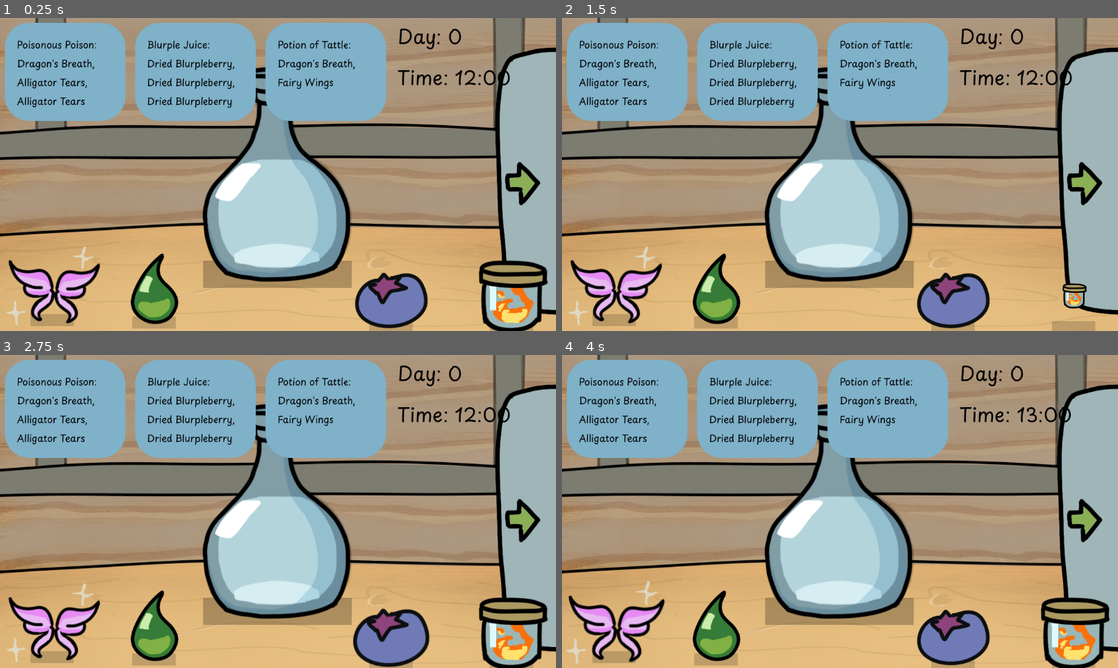
Above: before the commit, frames 1-4 (two rows, left to right).
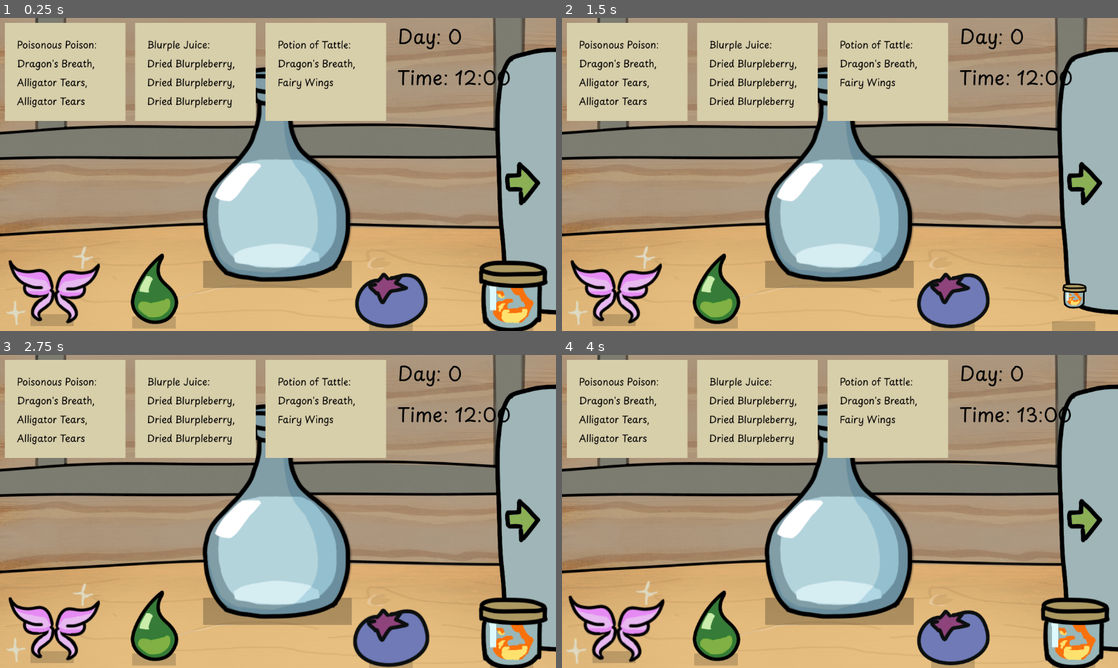
Above: after the commit, the same moments.

Repository: andreaTheCoder/MiniJam207Primal
Game: Godot game, scene res://scenes/shop.tscn
The game is run twice, just before and just after one commit, with the same random seed, the same clock (stepped at 60 frames per second) and the same inputs. Sound files missing from this copy of the repository are replaced by a short silence.
Inputs (mouse positions are in pixels of both pictures, inside the frame that each line leads up to):
- Up to frame 1 (0.25 s): no input
- Up to frame 2 (1.5 s): tap Enter (ui_accept) at 0.5, 0.77, 1.25 s; move the mouse to (840, 212) at 0.52 s; press the mouse at (840, 212) at 0.53 s; move the mouse to (1073, 296) at 1.27 s; release the mouse at (1073, 296) at 1.28 s; click (1073, 296) at 1.35 s
- Up to frame 3 (2.75 s): tap Enter (ui_accept) at 1.52, 2 s; move the mouse to (389, 630) at 2.02 s; press the mouse at (389, 630) at 2.03 s
- Up to frame 4 (4 s): tap Enter (ui_accept) at 2.75, 3.02, 3.5, 3.77 s; move the mouse to (717, 627) at 2.77 s; release the mouse at (717, 627) at 2.78 s; click (717, 627) at 2.85 s; move the mouse to (612, 624) at 3.52 s; press the mouse at (612, 624) at 3.53 s

The runs differ from the first frame. In frame 1, 20% of the frame differs, in the area x 0-70%, y 1-33%; in frame 2, 20%; in frame 3, 20%; in frame 4, 20%.

Commit message:
better ui

Diff:
--- a/other/default.tres
+++ b/other/default.tres
@@ -47,11 +47,7 @@
 corner_radius_bottom_left = 10
 
 [sub_resource type="StyleBoxFlat" id="StyleBoxFlat_iixvo"]
-bg_color = Color(0.4977774, 0.6930199, 0.78713024, 1)
-corner_radius_top_left = 50
-corner_radius_top_right = 50
-corner_radius_bottom_right = 50
-corner_radius_bottom_left = 50
+bg_color = Color(0.8434387, 0.80671364, 0.66734326, 1)
 
 [resource]
 default_font = ExtResource("1_w2jdw")
